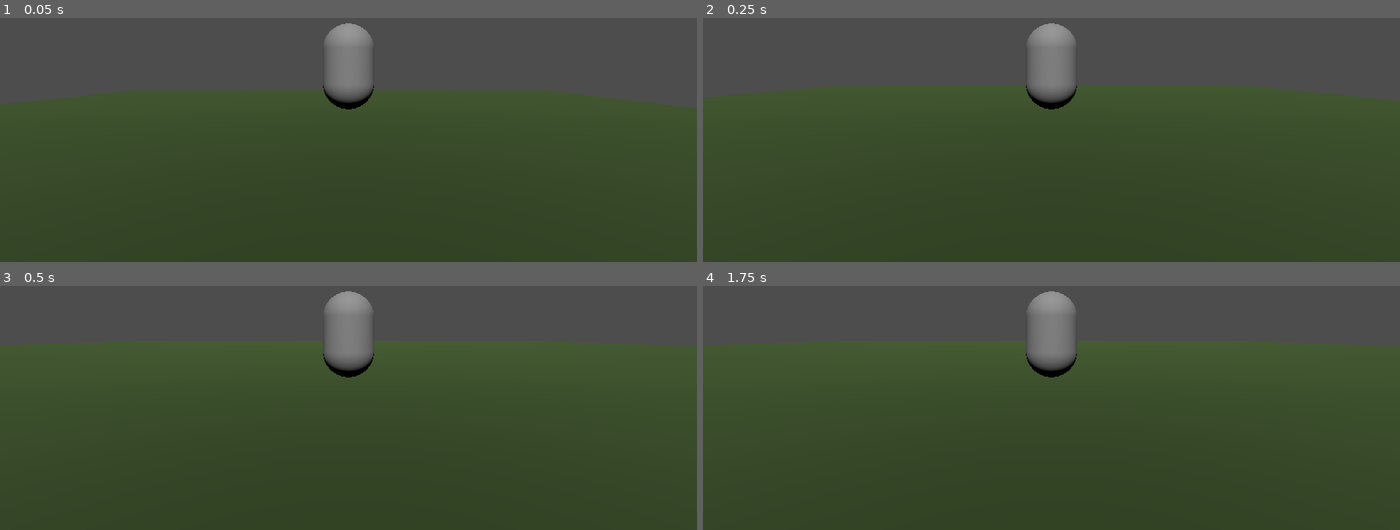
Above: before the commit, frames 1-4 (two rows, left to right).
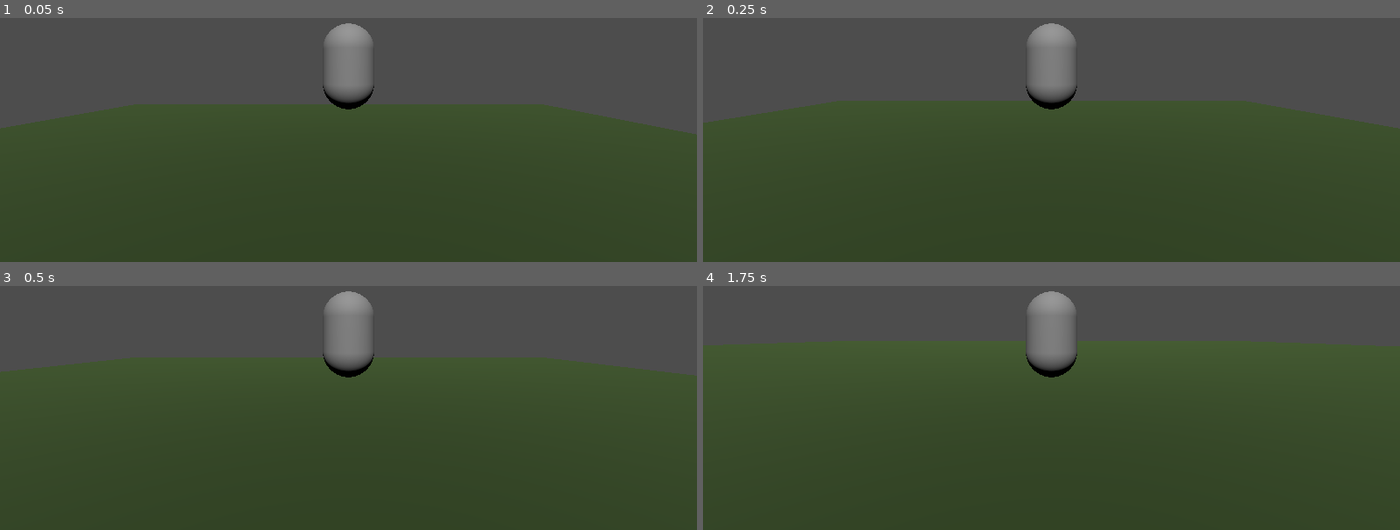
Above: after the commit, the same moments.

Repository: spacehare/mvm32
Game: Godot game, scene res://game/playground.tscn
Two runs of this game, one before a commit and one after it. Both use one fixed random seed, a clock stepped at 60 frames per second and the inputs below.
Inputs:
- Up to frame 1 (0.05 s): no input
- Up to frame 2 (0.25 s): no input
- Up to frame 3 (0.5 s): no input
- Up to frame 4 (1.75 s): tap Enter at 1.25 s

The runs differ from the first frame. In frame 1, 6.4% of the frame differs, in the area x 0-100%, y 29-48%; in frame 2, 6.7%; in frame 3, 7.2%, in the area x 0-100%, y 22-37%; in frame 4, less than 0.1%.

Commit message:
setup basic player states

Diff:
--- a/game/ab_jump.gd
+++ b/game/ab_jump.gd
@@ -1,4 +1,4 @@
-extends Node
+extends Ability
 
 @export var player: Player
 @export var jumps: int
@@ -7,6 +7,7 @@
 
 var gravity = ProjectSettings.get_setting("physics/3d/default_gravity")
 
+signal jumped
 
 func _physics_process(delta):
 	printt(jumps, jumps_max)
@@ -18,5 +19,6 @@
 	if Input.is_action_just_pressed('act_jump') and jumps > 0:
 		jumps -= 1
 		player.velocity.y = jump_height
+		jumped.emit()
 	else:
 		player.velocity.y -= gravity * delta
--- /dev/null
+++ b/game/ab_wallbounce.gd
@@ -0,0 +1,14 @@
+extends Ability
+
+@export var player: Player
+@export var ray: RayCast3D
+
+func _physics_process(_delta):
+	var look_dir = player.global_position + Vector3(player.wish_dir.x, 0, player.wish_dir.z)
+	if ray.global_position != look_dir:
+		ray.look_at(look_dir)
+
+	if not player.is_on_floor() and Input.is_action_just_pressed('act_jump') and ray.is_colliding():
+		var norm = ray.get_collision_normal()
+		player.velocity = norm.normalized() * 4
+		player.velocity.y = 6.0
--- /dev/null
+++ b/game/ability.gd
@@ -0,0 +1,2 @@
+extends Node
+class_name Ability
--- /dev/null
+++ b/game/handler_side_effects.gd
@@ -0,0 +1,4 @@
+extends Node
+class_name SideEffectsHandler
+
+var pairs := []
--- a/game/player3d.tscn
+++ b/game/player3d.tscn
@@ -2,6 +2,10 @@
 
 [ext_resource type="Script" uid="uid://ddtv2e3se7eva" path="res://game/player_3d.gd" id="1_7ekjr"]
 [ext_resource type="PackedScene" uid="uid://bld2oe6yg5dmd" path="res://game/camera_rig.tscn" id="2_rlykk"]
+[ext_resource type="Script" uid="uid://0jt3uwl0cdui" path="res://game/handler_side_effects.gd" id="3_rohp8"]
+[ext_resource type="Script" uid="uid://dljoklbmetqag" path="res://game/state_machine.gd" id="4_ppouj"]
+[ext_resource type="Script" uid="uid://i5fd0e6qxur6" path="res://game/states/state_player_falling.gd" id="5_dnah5"]
+[ext_resource type="Script" uid="uid://bpqski0fmcvq7" path="res://game/states/state_player_default.gd" id="5_ppouj"]
 
 [sub_resource type="CapsuleMesh" id="CapsuleMesh_vm1y8"]
 radius = 0.3
@@ -11,8 +15,9 @@
 radius = 0.3
 height = 1.0
 
-[node name="Player3d" type="CharacterBody3D" unique_id=966896317 node_paths=PackedStringArray("avatar", "camera_rig")]
+[node name="Player3d" type="CharacterBody3D" unique_id=966896317 node_paths=PackedStringArray("ray_wall", "avatar", "camera_rig")]
 script = ExtResource("1_7ekjr")
+ray_wall = NodePath("RayWall")
 avatar = NodePath("MeshInstance3D")
 camera_rig = NodePath("CameraRig")
 
@@ -23,3 +28,24 @@
 
 [node name="CollisionShape3D" type="CollisionShape3D" parent="." unique_id=806504751]
 shape = SubResource("CapsuleShape3D_7ekjr")
+
+[node name="SideEffectsHandler" type="Node" parent="." unique_id=1025298693]
+script = ExtResource("3_rohp8")
+
+[node name="RayWall" type="RayCast3D" parent="." unique_id=824265403]
+target_position = Vector3(0, 0, -1)
+
+[node name="PlayerStates" type="Node" parent="." unique_id=480627896 node_paths=PackedStringArray("initial_state")]
+script = ExtResource("4_ppouj")
+initial_state = NodePath("StatePlayerDefault")
+
+[node name="StatePlayerDefault" type="Node" parent="PlayerStates" unique_id=304052906 node_paths=PackedStringArray("player", "once_falling")]
+script = ExtResource("5_ppouj")
+player = NodePath("../..")
+once_falling = NodePath("../StatePlayerFalling")
+metadata/_custom_type_script = "uid://du1eyo52of5g0"
+
+[node name="StatePlayerFalling" type="Node" parent="PlayerStates" unique_id=1684081538 node_paths=PackedStringArray("player", "once_landed")]
+script = ExtResource("5_dnah5")
+player = NodePath("../..")
+once_landed = NodePath("../StatePlayerDefault")
--- a/game/player_3d.gd
+++ b/game/player_3d.gd
@@ -7,7 +7,7 @@
 @export var jumps_max: int = 2
 @export var jump_height := 5.0
 @export_group('other nodes')
-@export var wall_ray: RayCast3D
+@export var ray_wall: RayCast3D
 @export var avatar: Node3D
 @export var camera_rig: CameraRig
 @export_group('schmovement')
@@ -17,6 +17,7 @@
 var wish_dir: Vector3
 
 var gravity = ProjectSettings.get_setting("physics/3d/default_gravity")
+signal jumped
 
 func _ready():
 	pass
@@ -45,20 +46,14 @@
 
 	# TODO jump buffer
 
-	if Input.is_action_just_pressed('act_jump') and jumps > 0:
-		jumps -= 1
-		velocity.y = jump_height
-	else:
-		velocity.y -= gravity * delta
+	# WALL JUMPING
+	# if ray_wall.global_position != look_wish:
+	# 	ray_wall.look_at(look_wish)
 
-	# WALL JUMPING
-	# if wall_ray.global_position != look_wish:
-	# 	wall_ray.look_at(look_wish)
-
-	if not is_on_floor() and Input.is_action_just_pressed('act_jump') and wall_ray.is_colliding():
-		var norm = wall_ray.get_collision_normal()
-		velocity = norm.normalized() * 4
-		velocity.y = 6.0
+	# if not is_on_floor() and Input.is_action_just_pressed('act_jump') and ray_wall.is_colliding():
+	# 	var norm = ray_wall.get_collision_normal()
+	# 	velocity = norm.normalized() * 4
+	# 	velocity.y = 6.0
 
 	if global_position != look_vel:
 		avatar.look_at(look_vel)
--- a/game/playground.tscn
+++ b/game/playground.tscn
@@ -26,4 +26,4 @@
 shape = SubResource("ConcavePolygonShape3D_4ey1n")
 
 [node name="Player3d" parent="." unique_id=966896317 instance=ExtResource("1_4ey1n")]
-transform = Transform3D(1, 0, 0, 0, 1, 0, 0, 0, 1, 0.70553017, 1.7462397, 0.6790066)
+transform = Transform3D(1, 0, 0, 0, 1, 0, 0, 0, 1, 0.70553017, 2.801436, 0.6790066)
--- /dev/null
+++ b/game/side_effects/side_onjump.gd
@@ -0,0 +1 @@
+extends Node
--- /dev/null
+++ b/game/side_pair.gd
@@ -0,0 +1 @@
+extends Node
--- /dev/null
+++ b/game/state.gd
@@ -0,0 +1,16 @@
+extends Node
+class_name State
+
+signal transitioned(to: State)
+
+func enter():
+	pass
+
+func exit():
+	pass
+
+func _state_update(_delta: float):
+	pass
+
+func _state_physics_update(_delta: float):
+	pass
--- /dev/null
+++ b/game/state_machine.gd
@@ -0,0 +1,38 @@
+extends Node
+class_name StateMachine
+
+@export var initial_state: State
+var states: Array[State]
+var current_state: State
+
+func _ready():
+	for child in get_children():
+		if child is State:
+			states.append(child)
+			child.transitioned.connect(_on_child_transitioned.bind(child))
+
+	if initial_state:
+		initial_state.enter()
+		current_state = initial_state
+
+func _process(delta):
+	if current_state:
+		current_state._state_update(delta)
+
+func _physics_process(delta):
+	if current_state:
+		current_state._state_physics_update(delta)
+
+
+func _on_child_transitioned(new_state: State, state: State):
+	if state != current_state:
+		return
+
+	if !new_state:
+		return
+
+	if current_state:
+		current_state.exit()
+
+	new_state.enter()
+	current_state = new_state
--- /dev/null
+++ b/game/states/state_player_default.gd
@@ -0,0 +1,17 @@
+extends State
+class_name StatePlayerDefault
+
+@export var player: Player
+@export var once_falling: State
+
+func _state_physics_update(_delta: float):
+	if not player.is_on_floor():
+		transitioned.emit(once_falling)
+
+	if Input.is_action_just_pressed('act_jump') and player.jumps > 0:
+		player.jumps -= 1
+		player.velocity.y = player.jump_height
+		player.jumped.emit()
+
+	if Input.is_action_just_pressed('act_attack'):
+		pass
--- /dev/null
+++ b/game/states/state_player_falling.gd
@@ -0,0 +1,13 @@
+extends State
+class_name StatePlayerFalling
+
+@export var player: CharacterBody3D
+var gravity = ProjectSettings.get_setting("physics/3d/default_gravity")
+@export var once_landed: State
+
+
+func _state_physics_update(delta: float):
+	player.velocity.y -= gravity * delta
+
+	if player.is_on_floor():
+		transitioned.emit(once_landed)
Not shown, added: game/ab_jump.gd.uid
Not shown, added: game/ab_wallbounce.gd.uid
Not shown, added: game/ability.gd.uid
Not shown, added: game/handler_side_effects.gd.uid
Not shown, added: game/side_effects/side_onjump.gd.uid
Not shown, added: game/side_pair.gd.uid
Not shown, added: game/state.gd.uid
Not shown, added: game/state_machine.gd.uid
Not shown, added: game/states/state_player_default.gd.uid
Not shown, added: game/states/state_player_falling.gd.uid
